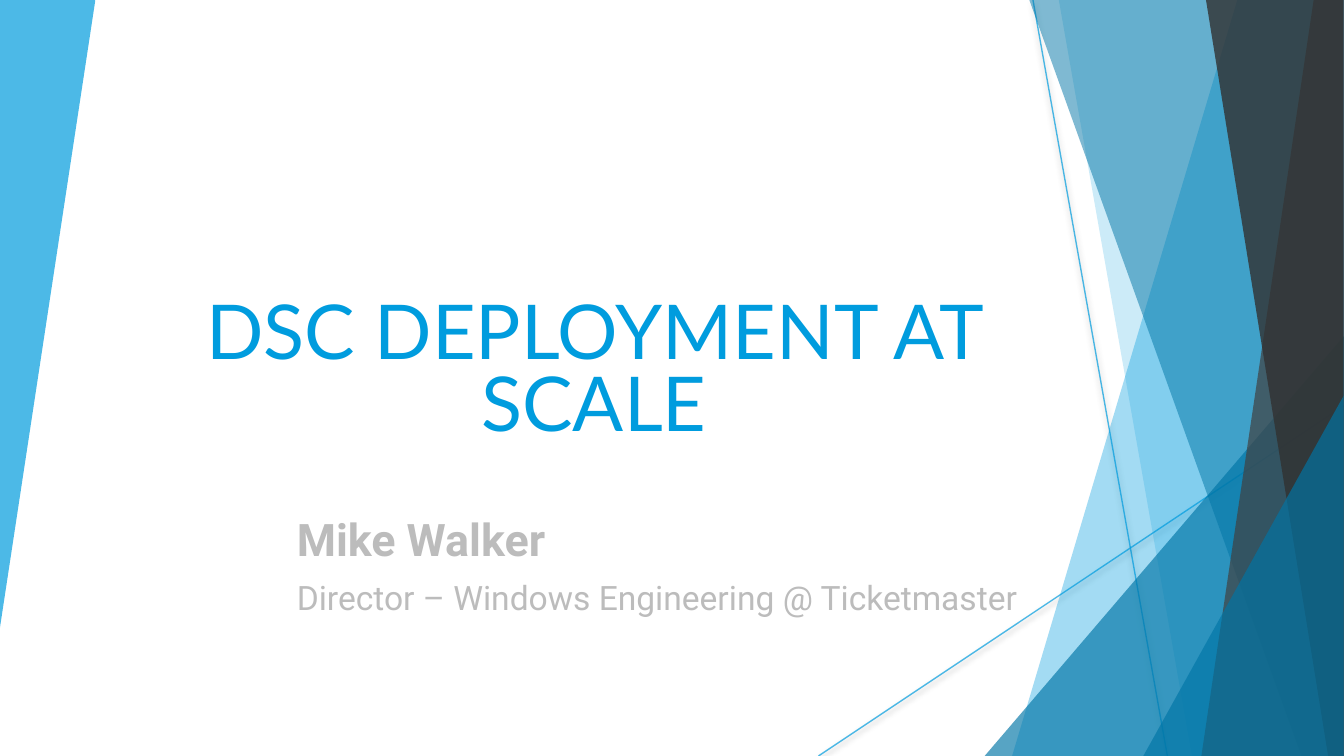
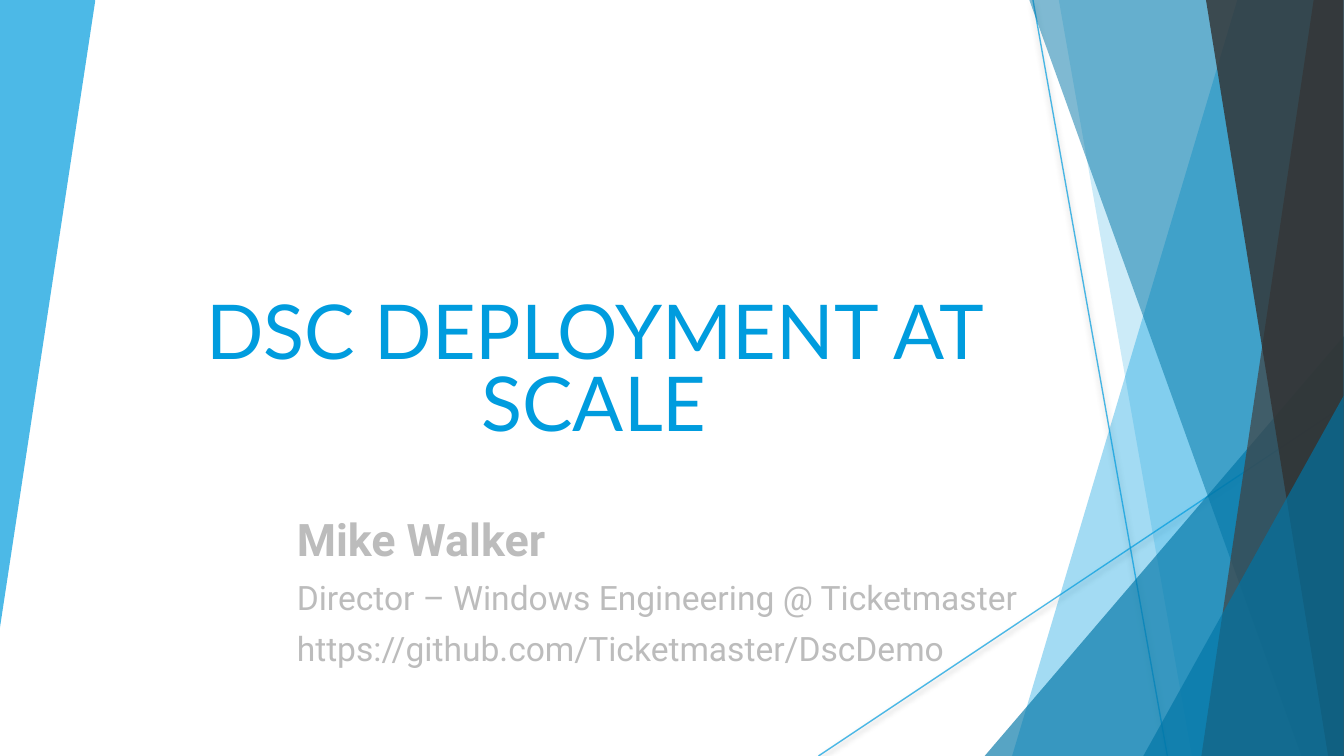
Before and after one commit to ticketmaster/DscDemo, a slide deck: slide 1 of DSC at Scale.pptx. Drawn at 1344x756 pixels with LibreOffice and Linux fonts; fonts in the diff are those of the drawing; background and template pictures are left out. Boxes give left, top, right and bottom in pixels: in the first picture for what was removed or moved away, otherwise in the second. Text is boxed around its words. In the diff, an @@ line names an element or a change of style, - is before the commit and + after.

Commit message:
Update github link

```diff
--- a/DSC at Scale.pptx
+++ b/DSC at Scale.pptx
@@ subtitle at [297, 636, 944, 668]: paragraph added @@
+https://github.com/Ticketmaster/DscDemo
```
